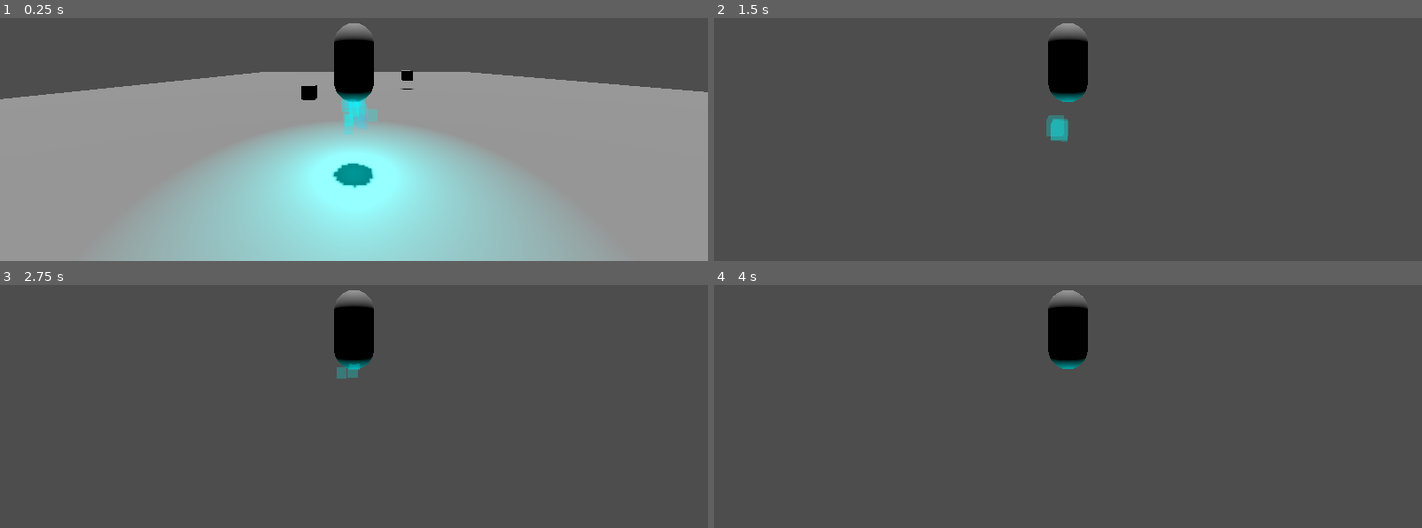
Above: before the commit, frames 1-4 (two rows, left to right).
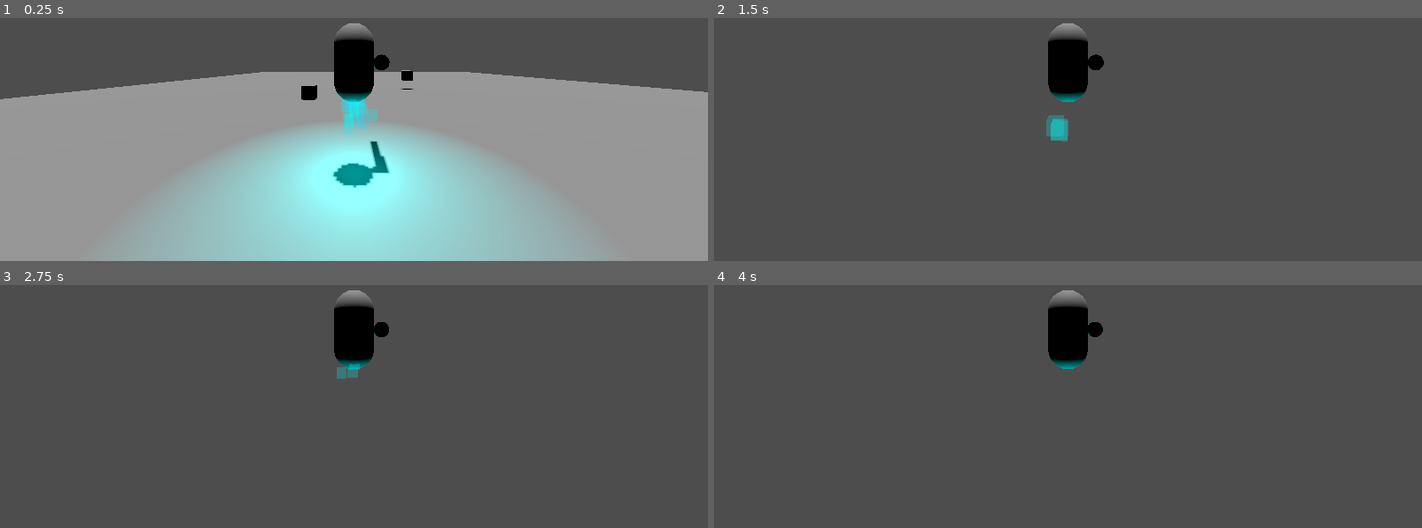
Above: after the commit, the same moments.

Repository: GameDevWeek-2023/ON_VeilBreak
Game: Godot game, scene res://Base.tscn
Same seed, same stepped clock (60 frames per second), same inputs: the game is played once before the commit and once after it.
Inputs (mouse positions are in pixels of both pictures, inside the frame that each line leads up to):
- Up to frame 1 (0.25 s): no input
- Up to frame 2 (1.5 s): move the mouse to (1103, 61) at 0.52 s; hold W (move_forward) from 0.53 s (still down); move the mouse to (1032, 64) at 1.27 s
- Up to frame 3 (2.75 s): keep holding W (move_forward); move the mouse to (368, 321) at 2.02 s
- Up to frame 4 (4 s): keep holding W (move_forward); move the mouse to (1060, 336) at 2.77 s; tap Enter at 3.5 s; move the mouse to (1117, 333) at 3.52 s

The runs differ from the first frame. In frame 1, 0.3% of the frame differs, in the area x 52-56%, y 14-64%; in frame 2, 0.1%; in frame 3, 0.1%; in frame 4, 0.1%.

Commit message:
Added weapon to player

Diff:
--- a/player/player.tscn
+++ b/player/player.tscn
@@ -1,5 +1,6 @@
-[gd_scene load_steps=6 format=3 uid="uid://b5f8vlhw2s536"]
+[gd_scene load_steps=7 format=3 uid="uid://b5f8vlhw2s536"]
 
+[ext_resource type="PackedScene" uid="uid://copp5gxexhi85" path="res://weapon/Weapon.tscn" id="1_d0ojn"]
 [ext_resource type="PackedScene" uid="uid://dgigrr45bnbok" path="res://particles/thruster_exhaust.tscn" id="2_buvre"]
 [ext_resource type="PackedScene" uid="uid://2o2qqoeya0t7" path="res://player/player_camara.tscn" id="2_et1dp"]
 [ext_resource type="PackedScene" uid="uid://rtm3dqafifby" path="res://player/movement.tscn" id="2_v5qm3"]
@@ -9,6 +10,9 @@
 [sub_resource type="CapsuleMesh" id="CapsuleMesh_ghyiv"]
 
 [node name="CharacterBody3D" type="CharacterBody3D"]
+
+[node name="Weapon" parent="." instance=ExtResource("1_d0ojn")]
+transform = Transform3D(1, 0, 0, 0, 1, 0, 0, 0, 1, 0.7, 0, 0)
 
 [node name="CollisionShape3D" type="CollisionShape3D" parent="."]
 transform = Transform3D(1, 0, 0, 0, 1, 0, 0, 0, 1, -0.0210164, 0.00938052, 0.00014849)
